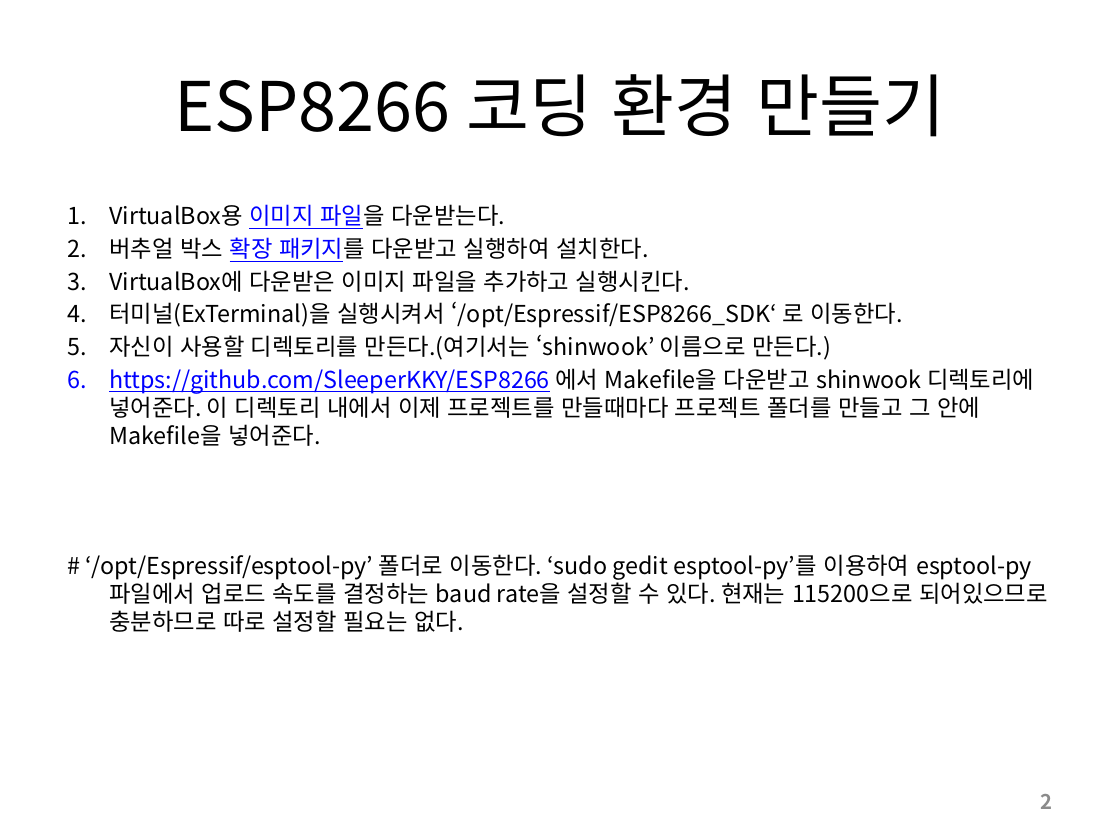
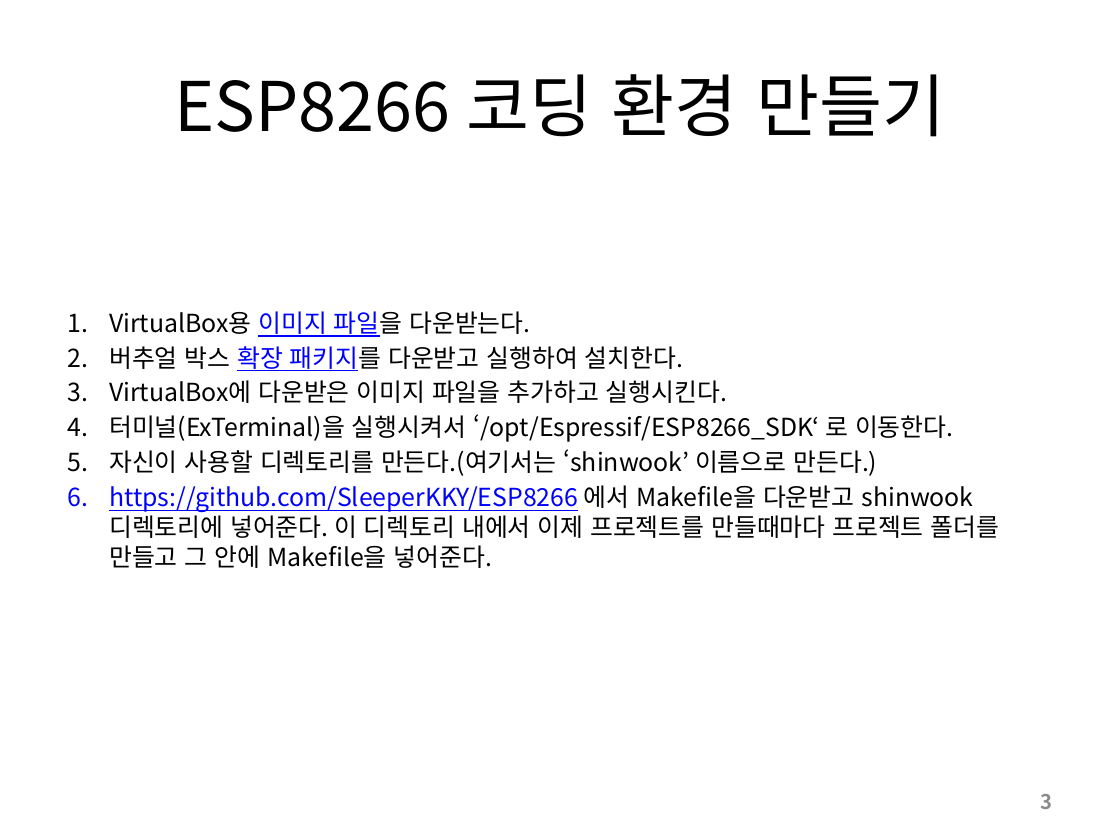
Before and after one commit to SleeperKKY/ESP8266, a slide deck: slide 3 of ESP8266 Direct Coding.pptx (slide 2 before the commit). Drawn at 1120x840 pixels with LibreOffice and Linux fonts; fonts in the diff are those of the drawing. Boxes give left, top, right and bottom in pixels: in the first picture for what was removed or moved away, otherwise in the second. Text is boxed around its words. In the diff, an @@ line names an element or a change of style, - is before the commit and + after.

```diff
--- a/ESP8266 Direct Coding.pptx
+++ b/ESP8266 Direct Coding.pptx
@@ text "VirtualBox용 이미지 파일을 다운받는다.": place and size @@
-text "VirtualBox용 이미지 파일을 다운받는다." at (85,204,1048,632)
+text "VirtualBox용 이미지 파일을 다운받는다." at (109,311,1000,568)
@@ text "VirtualBox용 이미지 파일을 다운받는다." at (109,311,1000,568): size 15 to 16 pt @@
@@ text at (85,554,1048,632): paragraph removed @@
-# ‘/opt/Espressif/esptool-py’ 폴더로 이동한다. ‘sudo gedit esptool-py’를 이용하여 esptool-py 파일에서 업로드 속도를 결정하는 baud rate을 설정할 수 있다. 현재는 115200으로 되어있으므로 충분하므로 따로 설정할 필요는 없다.
@@ page number at (1041,794,1053,809): text changed @@
-2
+3
```
Also in this commit, not shown: 8 other slides changed, 5 slides added.
